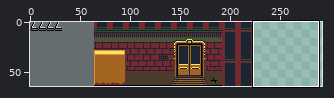
A sprite sheet gets an edit: scenes/map/spritesheet.png. Above, an overview of the earlier version with the close-up marked.
Close-up. The starting point:
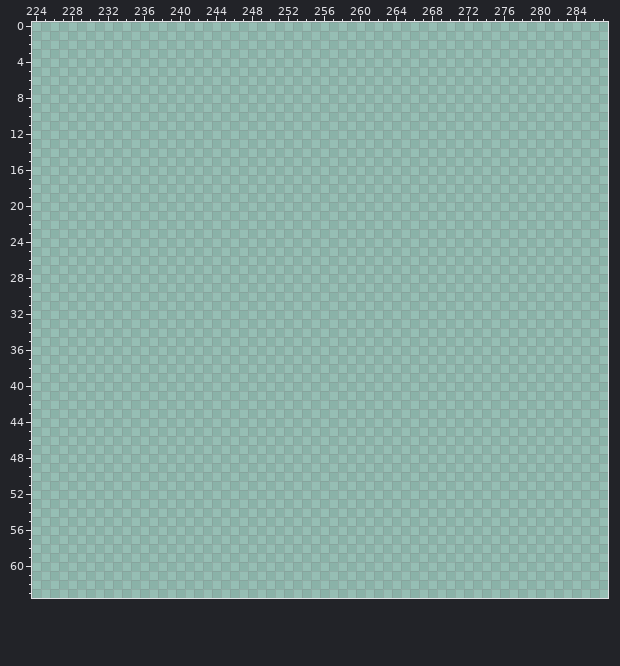
The file is 512x256 pixels. Shown: x 224..287, y 0..63. The old version is drawn lined up with the new one, on the new canvas. The wide view leaves out empty margins.
Palette (. is transparent): 
Pixels before (only the part around the change), first column x 224:
 0 ................................................................
 1 ................................................................
 2 ................................................................
 3 ................................................................
 4 ................................................................
 5 ................................................................
 6 ................................................................
 7 ................................................................
 8 ................................................................
 9 ................................................................
10 ................................................................
11 ................................................................
12 ................................................................
13 ................................................................
14 ................................................................
15 ................................................................
16 ................................................................
17 ................................................................
18 ................................................................
19 ................................................................
20 ................................................................
21 ................................................................
22 ................................................................
23 ................................................................
24 ................................................................
25 ................................................................
26 ................................................................
27 ................................................................
28 ................................................................
29 ................................................................
30 ................................................................
31 ................................................................
32 ................................................................
33 ................................................................
34 ................................................................
35 ................................................................
36 ................................................................
37 ................................................................
38 ................................................................
39 ................................................................
40 ................................................................
41 ................................................................
42 ................................................................
43 ................................................................
44 ................................................................
45 ................................................................
46 ................................................................
47 ................................................................
48 ................................................................
49 ................................................................
50 ................................................................
51 ................................................................
52 ................................................................
53 ................................................................
54 ................................................................
55 ................................................................
56 ................................................................
57 ................................................................
58 ................................................................
59 ................................................................
60 ................................................................
61 ................................................................
62 ................................................................
63 ................................................................
Once edited:
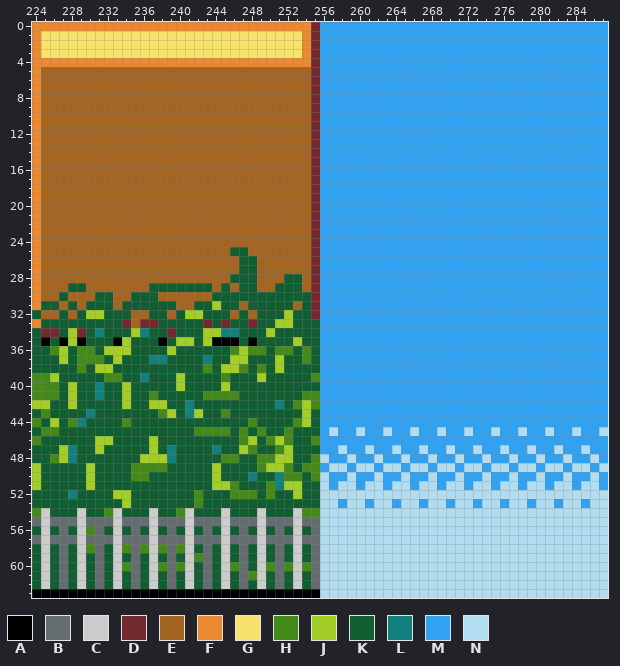
Colours new in this view: A #000000  B #656d71  C #cccccc  D #732930  E #a46422  F #eb8931  G #f7e26b  H #44891a  J #a3ce27  K #115e33  L #14807e  M #31a2f2  N #b2dcef
The exact change:
canvas 512x256 -> 512x64 (the part of the old canvas that was cut away was empty and is not shown)
Changed rows in their new state; - is an unchanged pixel.
first column x 224:
 0 FFFFFFFFFFFFFFFFFFFFFFFFFFFFFFFDMMMMMMMMMMMMMMMMMMMMMMMMMMMMMMMM
 1 FGGGGGGGGGGGGGGGGGGGGGGGGGGGGGFDMMMMMMMMMMMMMMMMMMMMMMMMMMMMMMMM
 2 FGGGGGGGGGGGGGGGGGGGGGGGGGGGGGFDMMMMMMMMMMMMMMMMMMMMMMMMMMMMMMMM
 3 FGGGGGGGGGGGGGGGGGGGGGGGGGGGGGFDMMMMMMMMMMMMMMMMMMMMMMMMMMMMMMMM
 4 FFFFFFFFFFFFFFFFFFFFFFFFFFFFFFFDMMMMMMMMMMMMMMMMMMMMMMMMMMMMMMMM
 5 FEEEEEEEEEEEEEEEEEEEEEEEEEEEEEEDMMMMMMMMMMMMMMMMMMMMMMMMMMMMMMMM
 6 FEEEEEEEEEEEEEEEEEEEEEEEEEEEEEEDMMMMMMMMMMMMMMMMMMMMMMMMMMMMMMMM
 7 FEEEEEEEEEEEEEEEEEEEEEEEEEEEEEEDMMMMMMMMMMMMMMMMMMMMMMMMMMMMMMMM
 8 FEEEEEEEEEEEEEEEEEEEEEEEEEEEEEEDMMMMMMMMMMMMMMMMMMMMMMMMMMMMMMMM
 9 FEEEEEEEEEEEEEEEEEEEEEEEEEEEEEEDMMMMMMMMMMMMMMMMMMMMMMMMMMMMMMMM
10 FEEEEEEEEEEEEEEEEEEEEEEEEEEEEEEDMMMMMMMMMMMMMMMMMMMMMMMMMMMMMMMM
11 FEEEEEEEEEEEEEEEEEEEEEEEEEEEEEEDMMMMMMMMMMMMMMMMMMMMMMMMMMMMMMMM
12 FEEEEEEEEEEEEEEEEEEEEEEEEEEEEEEDMMMMMMMMMMMMMMMMMMMMMMMMMMMMMMMM
13 FEEEEEEEEEEEEEEEEEEEEEEEEEEEEEEDMMMMMMMMMMMMMMMMMMMMMMMMMMMMMMMM
14 FEEEEEEEEEEEEEEEEEEEEEEEEEEEEEEDMMMMMMMMMMMMMMMMMMMMMMMMMMMMMMMM
15 FEEEEEEEEEEEEEEEEEEEEEEEEEEEEEEDMMMMMMMMMMMMMMMMMMMMMMMMMMMMMMMM
16 FEEEEEEEEEEEEEEEEEEEEEEEEEEEEEEDMMMMMMMMMMMMMMMMMMMMMMMMMMMMMMMM
17 FEEEEEEEEEEEEEEEEEEEEEEEEEEEEEEDMMMMMMMMMMMMMMMMMMMMMMMMMMMMMMMM
18 FEEEEEEEEEEEEEEEEEEEEEEEEEEEEEEDMMMMMMMMMMMMMMMMMMMMMMMMMMMMMMMM
19 FEEEEEEEEEEEEEEEEEEEEEEEEEEEEEEDMMMMMMMMMMMMMMMMMMMMMMMMMMMMMMMM
20 FEEEEEEEEEEEEEEEEEEEEEEEEEEEEEEDMMMMMMMMMMMMMMMMMMMMMMMMMMMMMMMM
21 FEEEEEEEEEEEEEEEEEEEEEEEEEEEEEEDMMMMMMMMMMMMMMMMMMMMMMMMMMMMMMMM
22 FEEEEEEEEEEEEEEEEEEEEEEEEEEEEEEDMMMMMMMMMMMMMMMMMMMMMMMMMMMMMMMM
23 FEEEEEEEEEEEEEEEEEEEEEEEEEEEEEEDMMMMMMMMMMMMMMMMMMMMMMMMMMMMMMMM
24 FEEEEEEEEEEEEEEEEEEEEEEEEEEEEEEDMMMMMMMMMMMMMMMMMMMMMMMMMMMMMMMM
25 FEEEEEEEEEEEEEEEEEEEEEKKEEEEEEEDMMMMMMMMMMMMMMMMMMMMMMMMMMMMMMMM
26 FEEEEEEEEEEEEEEEEEEEEEEKKEEEEEEDMMMMMMMMMMMMMMMMMMMMMMMMMMMMMMMM
27 FEEEEEEEEEEEEEEEEEEEEEEKKEEEEEEDMMMMMMMMMMMMMMMMMMMMMMMMMMMMMMMM
28 FEEEEEEEEEEEEEEEEEEEEEKKKEEEKKEDMMMMMMMMMMMMMMMMMMMMMMMMMMMMMMMM
29 FEEEKKEEEEEEEKKKKKKKEKEKKEEKKKEDMMMMMMMMMMMMMMMMMMMMMMMMMMMMMMMM
30 FEEKEEEKKEEKKKEEEEEEKKKKKKKKKKKDMMMMMMMMMMMMMMMMMMMMMMMMMMMMMMMM
31 FKKEKEKKKEKKKKKKEEKKJKKEKKKKKEKDMMMMMMMMMMMMMMMMMMMMMMMMMMMMMMMM
32 KEEKEKJJKKKEEKKEKJJKKKEKEKKKJKKDMMMMMMMMMMMMMMMMMMMMMMMMMMMMMMMM
33 FKKKKKKKKKDEDDKKKKKDKDKKDKKJJKKKMMMMMMMMMMMMMMMMMMMMMMMMMMMMMMMM
34 KDDKJDKLKKKJLKKDKKKJJLLKKKJKKKKKMMMMMMMMMMMMMMMMMMMMMMMMMMMMMMMM
35 KAKAJAKKKAJKKKAKJJKJAAAKAKKKKJKKMMMMMMMMMMMMMMMMMMMMMMMMMMMMMMMM
36 KKHJKHHKJJJKKKKJKKKKKKHJHHKHHKHKMMMMMMMMMMMMMMMMMMMMMMMMMMMMMMMM
37 KKKJKHHHKJKKKLLKKKKLKKJJKKKJKKHKMMMMMMMMMMMMMMMMMMMMMMMMMMMMMMMM
38 KKKKKHKJJKKKKKKKKKKHKJJHKHKJKKKKMMMMMMMMMMMMMMMMMMMMMMMMMMMMMMMM
39 HHJKKKKKHHKKLKKKJKKKKHKKKJKKKKKHMMMMMMMMMMMMMMMMMMMMMMMMMMMMMMMM
40 HHHKJKKLKKJKKKKKJKKKKJKKKKKKKKKKMMMMMMMMMMMMMMMMMMMMMMMMMMMMMMMM
41 HHHKJKKLKKJKKHKKKKKHHHHKKKKKKKHHMMMMMMMMMMMMMMMMMMMMMMMMMMMMMMMM
42 JJKKJKKKKKJKKJJKKLKKKKKKKKKLKHJHMMMMMMMMMMMMMMMMMMMMMMMMMMMMMMMM
43 KHKKKKLKKKKKKKHJKLJKKHKKKKKKKKJKMMMMMMMMMMMMMMMMMMMMMMMMMMMMMMMM
44 HKJKHLKKKKHKKKKKKKKKKKKKHKKKKHJKMMMMMMMMMMMMMMMMMMMMMMMMMMMMMMMM
45 KHHKKKKKKKKKKKKKKKHHHHKHKHKKHKKKMNMMNMMNMMNMMNMMNMMNMMNMMNMMNMMN
46 HKKKKKKJJKKKKJKKKKKKKKKHJKHJHKKHMMMMMMMMMMMMMMMMMMMMMMMMMMMMMMMM
47 KKKJLKKJKKKKKJKLKKKKLKKJHKKHJKKKMMNMMNMMNMMNMMNMMNMMNMMNMMNMMNMM
48 KKHJLKKKKKKKJJJLKKKKKHHKKHHJJKKHNMMNMMNMMNMMNMMNMMNMMNMMNMMNMMNM
49 JKKKKKJKKKKHHHHKKKKKJKKKKHJJHKHHMNNMNNMNNMNNMNNMNNMNNMNNMNNMNNMN
50 JKKKKKJKKKKHHKKKKKKKJKKKLKKLHHKHNMMNMMNMMNMMNMMNMMNMMNMMNMMNMMNM
51 JKKKKKJKKKKKKKKKKKKKJJHKKKHLJJKKNMNNMNNMNNMNNMNNMNNMNNMNNMNNMNNM
52 KKKKLKKKKJJKKKKKKKHKKKHHHKHKKJKKNNNNNNNNNNNNNNNNNNNNNNNNNNNNNNNN
53 KKKKKKKKKKJKKKKKKKHKKKKKKKKKKKKKNNMNNMNNMNNMNNMNNMNNMNNMNNMNNMNN
54 HCKKKCKKHCKKKCKKHCKKKCKKKCKKKCHHNNNNNNNNNNNNNNNNNNNNNNNNNNNNNNNN
55 BCBBBCBBBCBBBCBBBCBBBCBBBCBBBCBBNNNNNNNNNNNNNNNNNNNNNNNNNNNNNNNN
56 KCKBKCHBKCKBKCKBKCKBKCKBKCKBKCKBNNNNNNNNNNNNNNNNNNNNNNNNNNNNNNNN
57 BCBBBCBBBCBBBCBBBCBBBCBBBCBBBCBBNNNNNNNNNNNNNNNNNNNNNNNNNNNNNNNN
58 KCKBKCHBKCHBHCHBHCKBKCKBKCKBKCKBNNNNNNNNNNNNNNNNNNNNNNNNNNNNNNNN
59 KCKBKCKBKCKBKCKBKCHBKCKBKCKBKCKBNNNNNNNNNNNNNNNNNNNNNNNNNNNNNNNN
60 KCKBKCKBKCHBKCHBHCKBKCHBKCHBHCHBNNNNNNNNNNNNNNNNNNNNNNNNNNNNNNNN
61 KCKBKCKBKCKBKCKBKCKBKCKBHCKBKCKBNNNNNNNNNNNNNNNNNNNNNNNNNNNNNNNN
62 KCKBKCKBKCKBKCKBKCKBKCKBKCKBKCKBNNNNNNNNNNNNNNNNNNNNNNNNNNNNNNNN
63 AAAAAAAAAAAAAAAAAAAAAAAAAAAAAAAANNNNNNNNNNNNNNNNNNNNNNNNNNNNNNNN
Where, in picture pixels (left, top, right, bottom), the same in both close-ups:
added: (32, 22, 608, 598)
